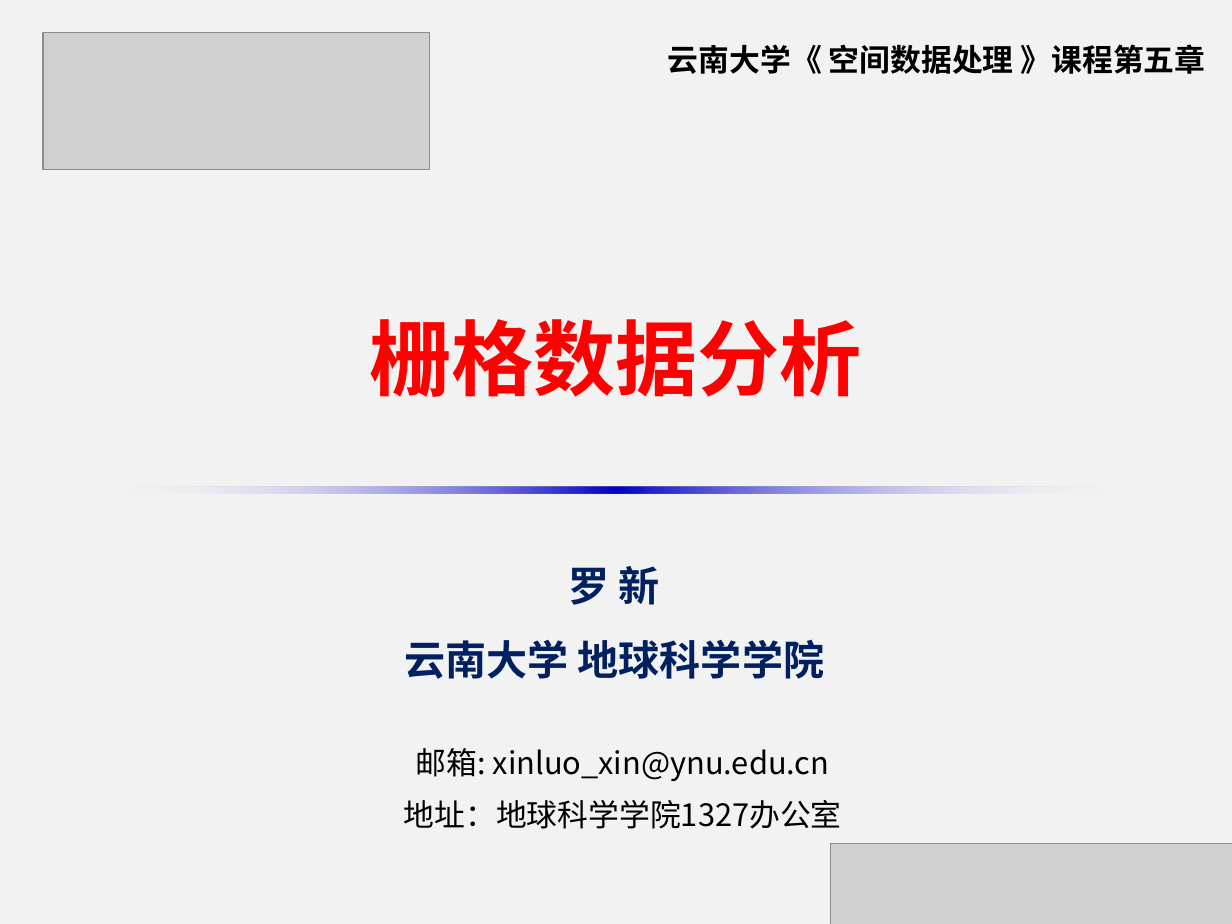
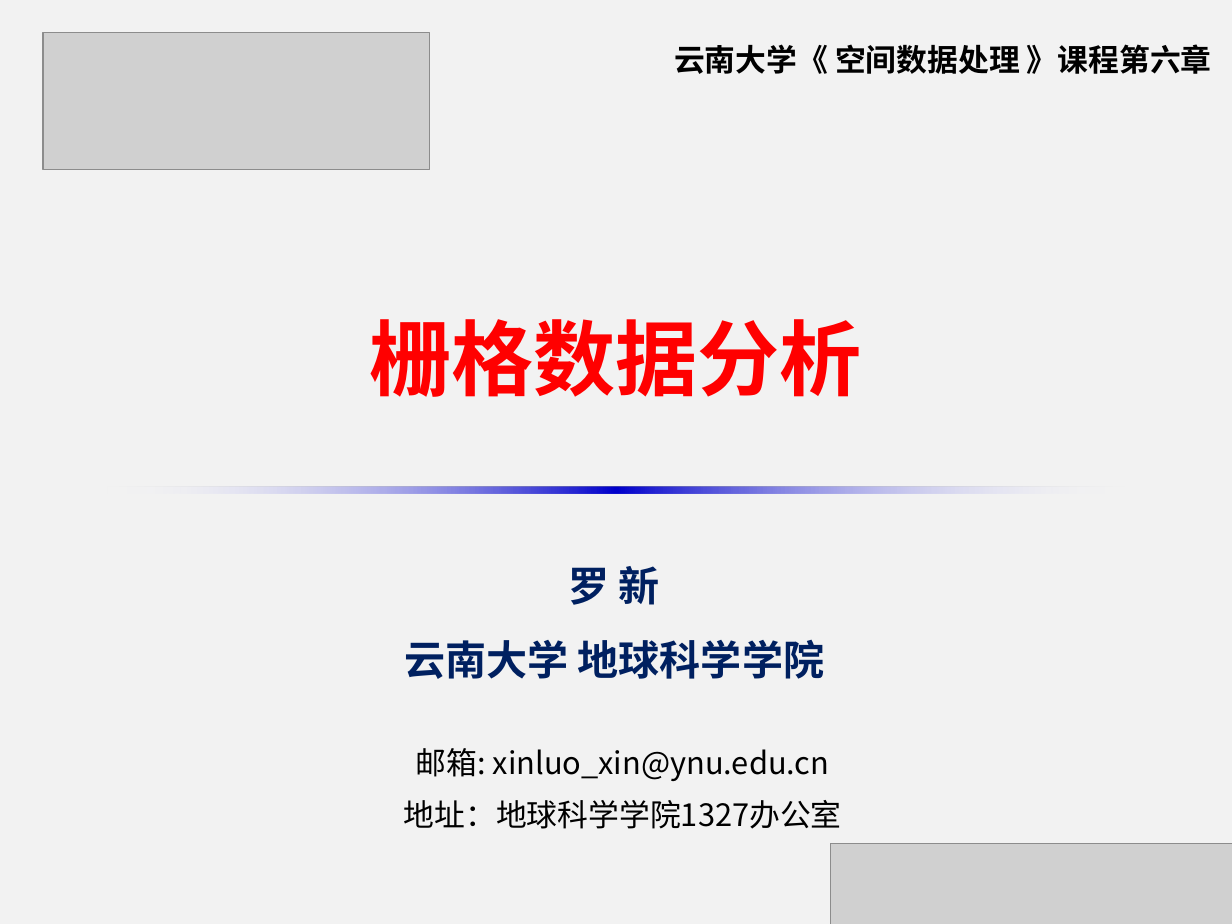
Before and after one commit to xinluo2018/spatial-data-processing, a slide deck: slide 1 of 第6章-栅格数据处理及分析/第3节-栅格数据分析.pptx. Drawn at 1232x924 pixels with LibreOffice and Linux fonts; fonts in the diff are those of the drawing; grey boxes stand for pictures. Boxes give left, top, right and bottom in pixels: in the first picture for what was removed or moved away, otherwise in the second. Text is boxed around its words. In the diff, an @@ line names an element or a change of style, - is before the commit and + after.

```diff
--- a/第6章-栅格数据处理及分析/第3节-栅格数据分析.pptx
+++ b/第6章-栅格数据处理及分析/第3节-栅格数据分析.pptx
@@ text at (674, 44, 1212, 74): text changed @@
-云南大学《 空间数据处理 》课程第五章
+云南大学《 空间数据处理 》课程第六章
```
Also in this commit, not shown: 3 other slides changed, 1 slide added, 7 slides removed, 19 other files.
